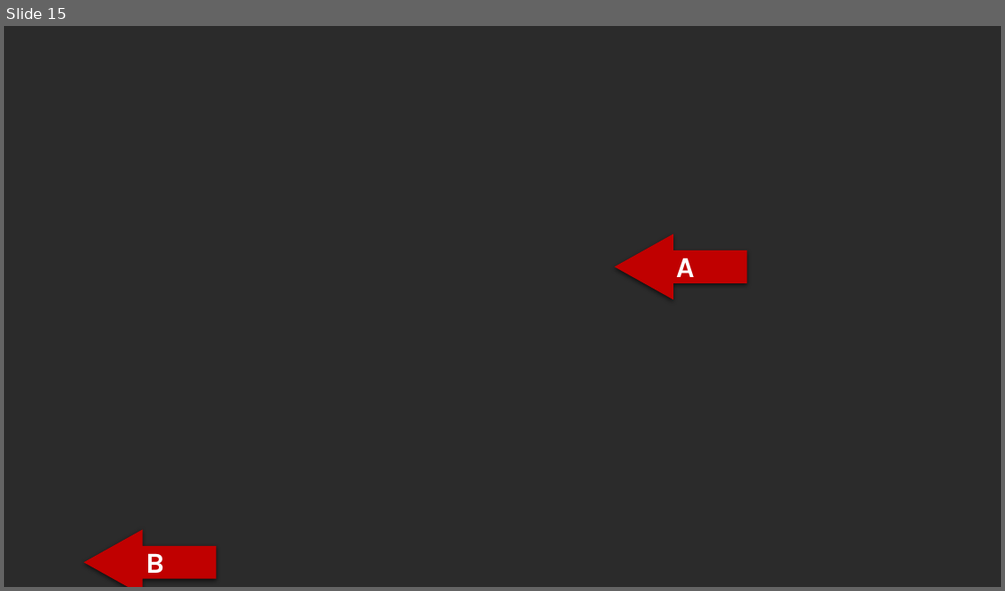
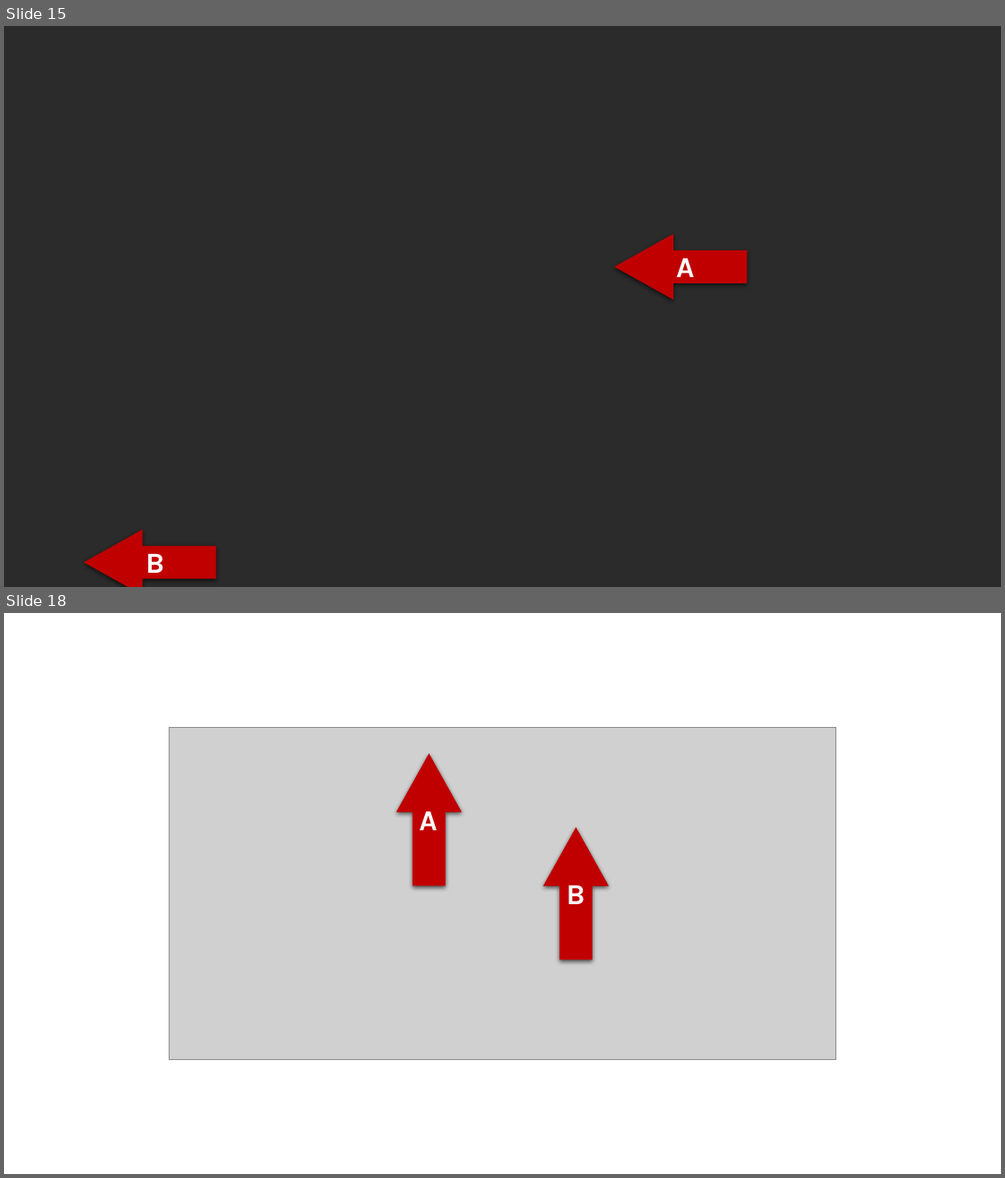
Before and after one commit to ugreg/connected-field-service, a slide deck: imgs/src/step-by-step-imgs.pptx. Shown one above the other, each under a label of ours: slide 15 before the commit, slides 15 and 18 after it; the slides between them are not shown. The pictures are 1005x591 and 1005x1178 pixels, drawn with LibreOffice and Linux fonts; fonts in the diff are those of the drawing; grey boxes stand for pictures; background and template pictures are left out; a plain dark background stands for a picture behind light text. Boxes give left, top, right and bottom in pixels: in the first picture for what was removed or moved away, otherwise in the second. Text is boxed around its words. In the diff, an @@ line names an element or a change of style, - is before the commit and + after.

```diff
--- a/imgs/src/step-by-step-imgs.pptx
+++ b/imgs/src/step-by-step-imgs.pptx
@@ slide 18 added at [4, 613, 1001, 1174], background #FFFFFF @@
@@ picture added at [169, 728, 836, 1060] @@
@@ up arrow added at [396, 754, 462, 886], fill #C00000 @@
@@ text added at [419, 811, 437, 830], 28 pt, text #FFFFFF, bold @@
+A
@@ up arrow added at [543, 827, 609, 959], fill #C00000 @@
@@ text added at [566, 884, 585, 904], 28 pt, text #FFFFFF, bold @@
+B
```
Also in this commit, not shown: 5 other slides added, 6 slides removed, 7 other files.
